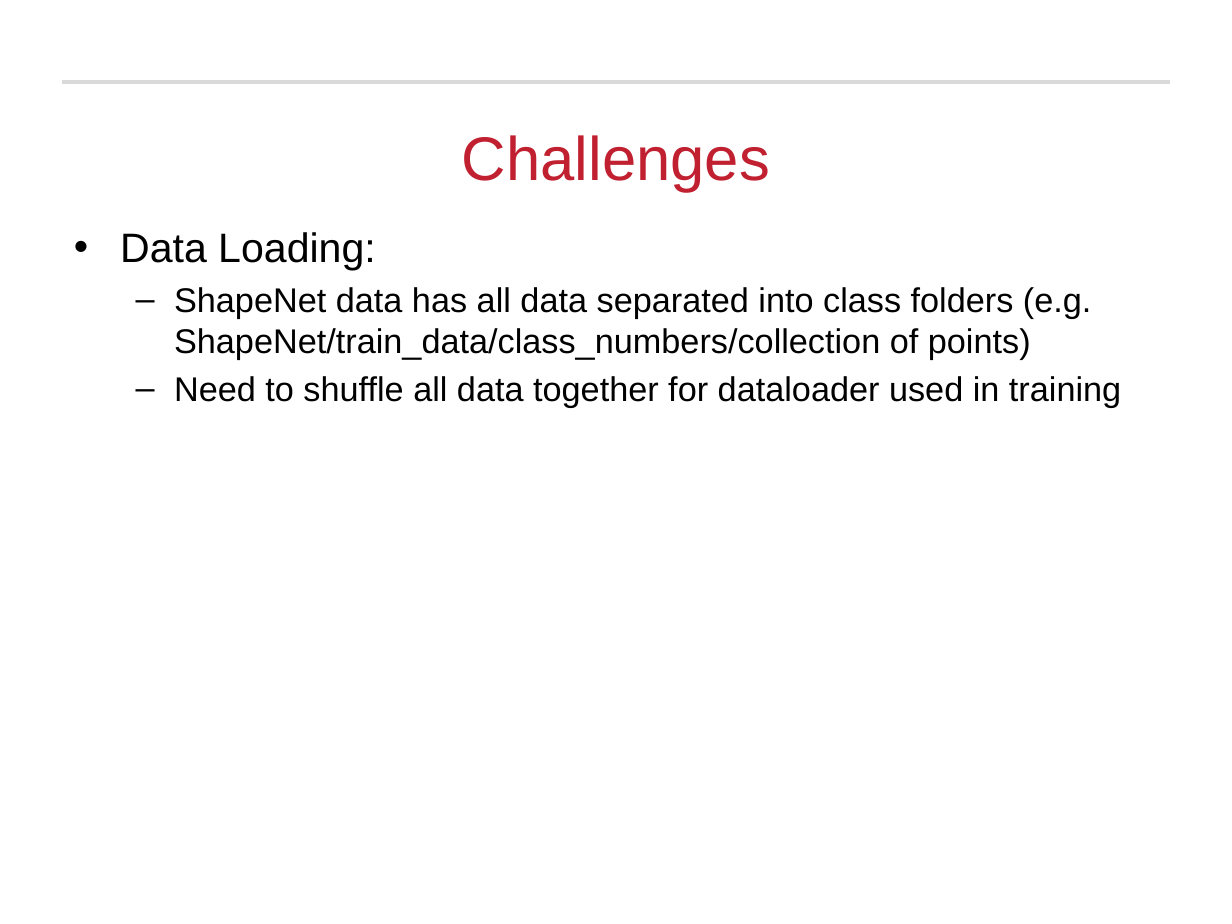
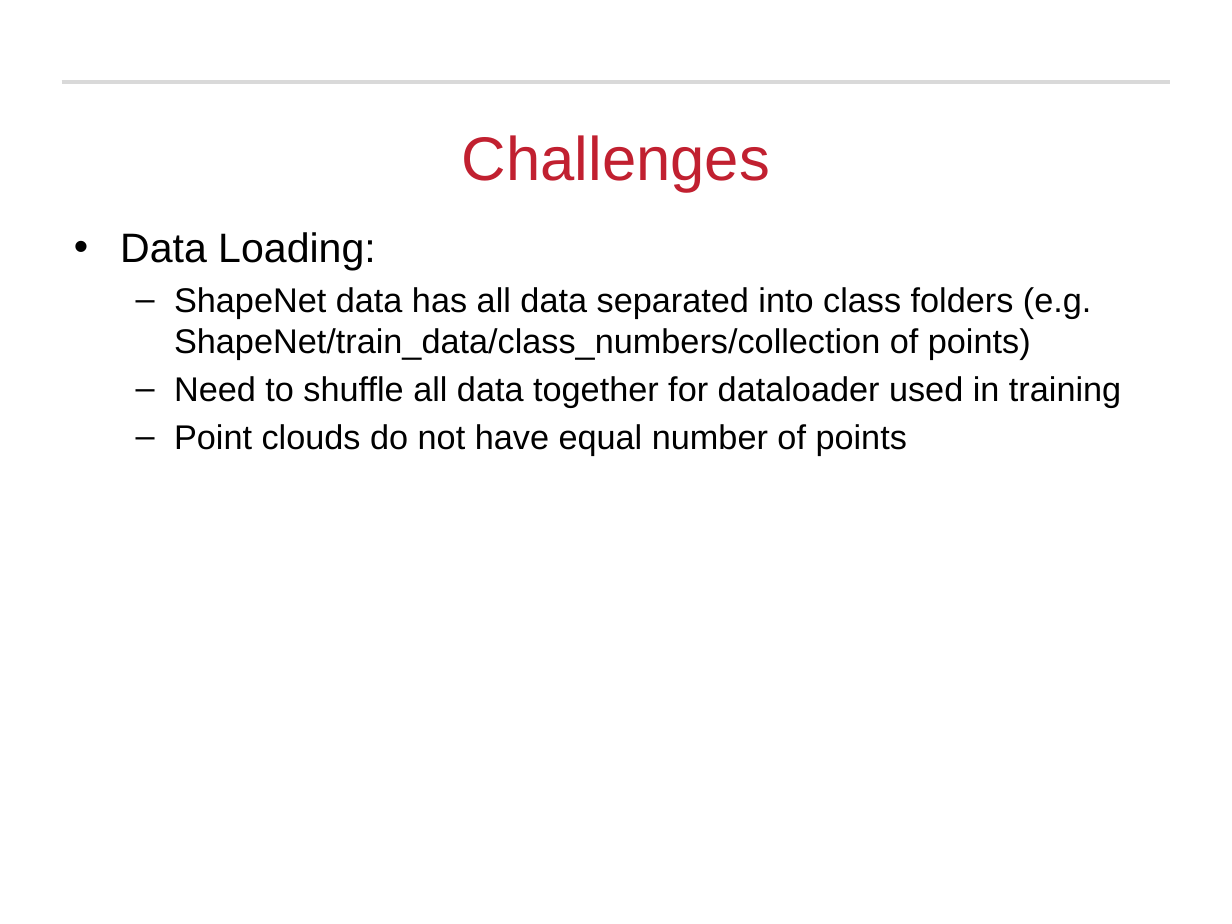
Before and after one commit to Michael-Hodges/PointNet, a slide deck: slide 20 of PowerPoints/EECE5554_Final_Project.pptx. Drawn at 1232x924 pixels with LibreOffice and Linux fonts; fonts in the diff are those of the drawing; background and template pictures are left out. Boxes give left, top, right and bottom in pixels: in the first picture for what was removed or moved away, otherwise in the second. Text is boxed around its words. In the diff, an @@ line names an element or a change of style, - is before the commit and + after.

```diff
--- a/PowerPoints/EECE5554_Final_Project.pptx
+++ b/PowerPoints/EECE5554_Final_Project.pptx
@@ text at (174,424,907,455): paragraph added @@
+  – Point clouds do not have equal number of points
```
Also in this commit, not shown: 1 other file.
